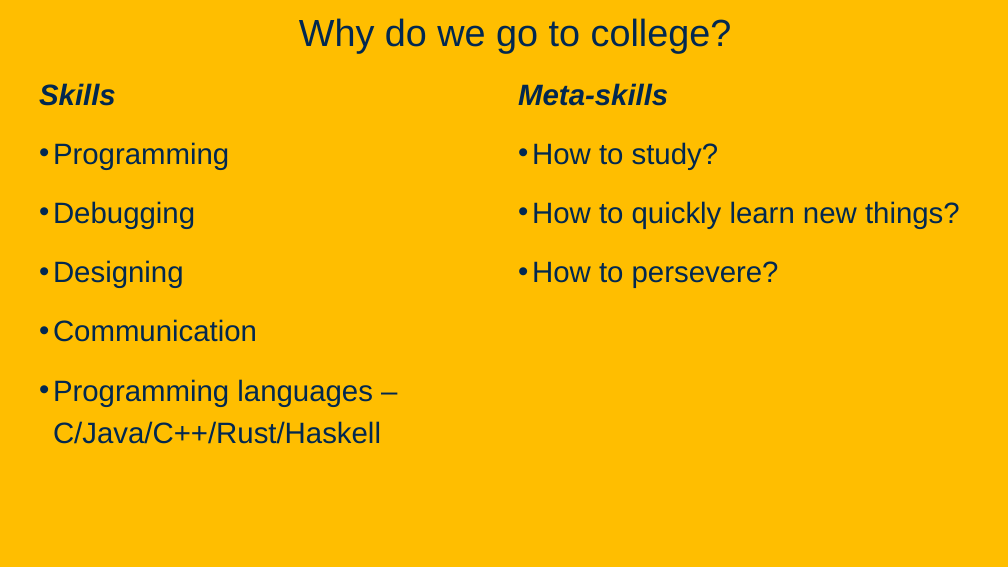
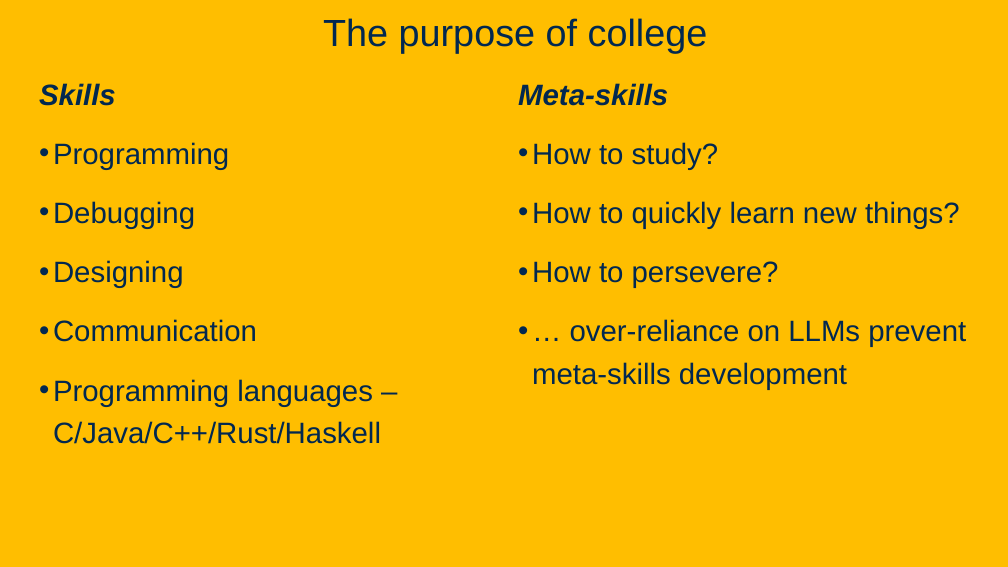
Before and after one commit to davsec-teaching/ecs160-f25, a slide deck: slide 9 of slides/1_logistics_and_course_introduction.pptx. Drawn at 1008x567 pixels with LibreOffice and Linux fonts; fonts in the diff are those of the drawing; background and template pictures are left out. Boxes give left, top, right and bottom in pixels: in the first picture for what was removed or moved away, otherwise in the second. Text is boxed around its words. In the diff, an @@ line names an element or a change of style, - is before the commit and + after.

```diff
--- a/slides/1_logistics_and_course_introduction.pptx
+++ b/slides/1_logistics_and_course_introduction.pptx
@@ title at box(323, 18, 708, 53): text changed @@
-Why do we go to college?
+The purpose of college
@@ text at box(532, 319, 966, 390): paragraph added @@
+• … over-reliance on LLMs prevent meta-skills development
```
Also in this commit, not shown: 15 other slides changed, 3 slides added, 1 slide removed.
